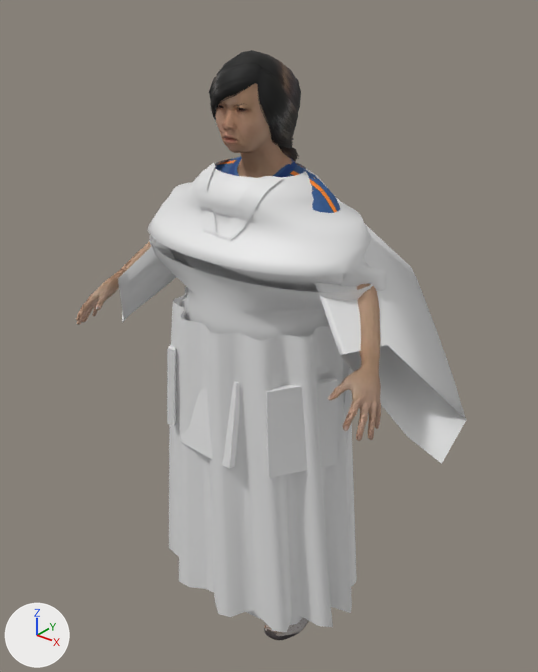
One commit to the glTF model HistoryShift/assets/characters/mh/f05.gltf: the scene before it, then after it.
Both versions are drawn from a camera (50 mm lens) standing at (1.047, -1.308, 1.579) and looking at (-0.003, 0.004, 0.765). The lights are fixed; the arrows at lower left show +X, +Y and +Z. The older version comes first. Vertices at exactly the same position are counted once.

Objects in the first picture: 'f05.body', 'f05.braid01', 'f05.female_casualsuit01', 'f05_bodyw', 'f05_garment_armor', 'f05_garment_eri', 'f05_garment_hakama', 'f05_garment_kosode', 'f05_garment_robe' and 2 more.
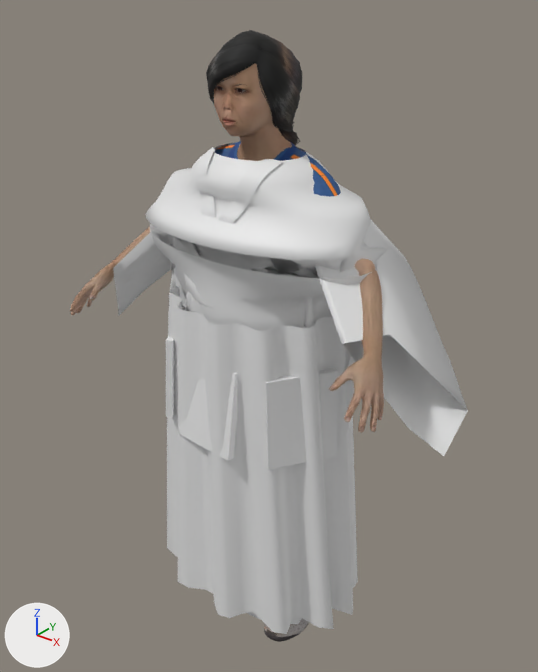
What differs and where, as boxes (x1, y1, x2, y2) in the pictures (538 x 672 px; the box of a moved part takes in the faces that stretch with it):
'f05_garment_hakama', reshaped
    before: (169, 287, 357, 632)
    after: (167, 286, 358, 634)
'f05_garment_kosode', reshaped
    before: (118, 158, 466, 464)
    after: (113, 143, 468, 456)
'f05_garment_armor', reshaped
    before: (149, 235, 373, 478)
    after: (150, 224, 378, 470)
'f05.body', reshaped
    before: (76, 83, 381, 628)
    after: (70, 63, 384, 629)
'f05.braid01', reshaped
    before: (209, 50, 301, 161)
    after: (206, 30, 302, 146)
'f05_garment_eri', reshaped
    before: (195, 163, 283, 270)
    after: (194, 147, 283, 224)
'f05.female_casualsuit01', reshaped
    before: (215, 156, 340, 213)
    after: (214, 141, 341, 197)
'f05_bodyw', reshaped (not visible afterwards)
    before: (216, 97, 251, 172)
part 2 of me_braid01, moved or reshaped (mostly hidden)
    before: (278, 144, 299, 161)
    after: (278, 127, 300, 146)
part 3 of me_braid01, moved or reshaped
    before: (209, 50, 301, 148)
    after: (206, 30, 302, 132)
part 9 of me_do, moved or reshaped
    before: (344, 368, 353, 447)
    after: (346, 356, 355, 433)
part 10 of me_do, moved or reshaped
    before: (167, 345, 176, 425)
    after: (166, 336, 174, 417)
part 11 of me_do, moved or reshaped
    before: (181, 382, 239, 469)
    after: (179, 373, 238, 461)
part 12 of me_do, moved or reshaped
    before: (266, 377, 338, 478)
    after: (265, 368, 338, 470)
part 13 of me_do, moved or reshaped
    before: (149, 235, 373, 375)
    after: (150, 224, 378, 365)

The change, as a list of edits to the scene's bpy script:
```text
Change me_base:
    remove me_base.from_pydata(...)  # 13380 vertices, 26756 faces; spans x -0.44..0.44, y -0.275..0.082, z 0.0..1.428
    add me_base.from_pydata(...)  # 13380 vertices, 26756 faces; spans x -0.449..0.449, y -0.283..0.082, z 0.0..1.465
    me_base part 1: 13380 of 13380 vertices moved; they spanned x -0.44..0.44, y -0.275..0.082, z 0.0..1.428 and now span x -0.449..0.449, y -0.283..0.082, z 0.0..1.465; mean shift (0.0, -0.003, 0.026)
Change me_braid01:
    remove me_braid01.from_pydata(...)  # 4384 vertices, 5518 faces; spans x -0.088..0.086, y -0.145..0.09, z 0.88..1.439
    add me_braid01.from_pydata(...)  # 4384 vertices, 5518 faces; spans x -0.094..0.092, y -0.148..0.09, z 0.911..1.477
    me_braid01 part 2: the loose piece of 454 vertices spanning x -0.037..0.047, y 0.003..0.085, z 0.983..1.266 is scaled about its middle by 1.01, then moved by (0.0, 0.0, 0.034)
    me_braid01 part 3: 771 of 4384 vertices moved; they spanned x -0.088..0.086, y -0.145..0.057, z 1.228..1.439 and now span x -0.094..0.092, y -0.148..0.058, z 1.264..1.477; mean shift (0.0, -0.001, 0.037); largest move (0.001, -0.057, 1.439) -> (0.001, -0.059, 1.477)
    other edits to the shape of me_braid01 do not show in these pictures
Change me_female_casualsuit01:
    remove me_female_casualsuit01.from_pydata(...)  # 2197 vertices, 4236 faces; spans x -0.243..0.24, y -0.146..0.084, z 0.075..1.215
    add me_female_casualsuit01.from_pydata(...)  # 2197 vertices, 4236 faces; spans x -0.246..0.243, y -0.146..0.083, z 0.076..1.25
    me_female_casualsuit01 part 4: 2197 of 2197 vertices moved; they spanned x -0.243..0.24, y -0.146..0.084, z 0.075..1.215 and now span x -0.246..0.243, y -0.146..0.083, z 0.076..1.25; mean shift (0.0, 0.0, 0.025)
Change me_base_001:
    remove me_base_001.from_pydata(...)  # 10596 vertices, 20972 faces; spans x -0.44..0.44, y -0.275..0.041, z 0.0..1.428
    add me_base_001.from_pydata(...)  # 10574 vertices, 20936 faces; spans x -0.449..0.449, y -0.283..0.041, z 0.0..1.465
    me_base_001 part 5: 3 vertices moved within x -0.029..0.029, y -0.132..-0.129, z 1.35..1.363; 4616 vertices removed from x -0.107..0.107, y -0.145..0.041, z 1.046..1.428; 4618 vertices added at x -0.108..0.108, y -0.139..0.04, z 1.081..1.465
    other edits to the shape of me_base_001 do not show in these pictures
Change me_kosode_body:
    remove me_kosode_body.from_pydata(...)  # 1128 vertices, 2112 faces; spans x -0.565..0.525, y -0.232..0.148, z 0.618..1.195
    add me_kosode_body.from_pydata(...)  # 1128 vertices, 2112 faces; spans x -0.565..0.527, y -0.238..0.146, z 0.645..1.23
    me_kosode_body part 6: 1128 of 1128 vertices moved; they spanned x -0.565..0.525, y -0.232..0.148, z 0.618..1.195 and now span x -0.565..0.527, y -0.238..0.146, z 0.645..1.23; mean shift (-0.001, -0.006, 0.046)
Change me_hakama:
    remove me_hakama.from_pydata(...)  # 1088 vertices, 2048 faces; spans x -0.302..0.301, y -0.255..0.175, z 0.052..0.87
    add me_hakama.from_pydata(...)  # 1088 vertices, 2048 faces; spans x -0.308..0.308, y -0.258..0.172, z 0.053..0.895
    me_hakama part 7: 1088 of 1088 vertices moved; they spanned x -0.302..0.301, y -0.255..0.175, z 0.052..0.87 and now span x -0.308..0.308, y -0.258..0.172, z 0.053..0.895; mean shift (0.0, -0.003, 0.013)
Change me_eri:
    remove me_eri.from_pydata(...)  # 56 vertices, 52 faces; spans x -0.102..0.102, y -0.181..-0.072, z 1.0..1.199
    add me_eri.from_pydata(...)  # 56 vertices, 52 faces; spans x -0.102..0.102, y -0.179..-0.073, z 1.049..1.234
    me_eri part 8: 56 of 56 vertices moved; they spanned x -0.102..0.102, y -0.181..-0.072, z 1.0..1.199 and now span x -0.102..0.102, y -0.179..-0.073, z 1.049..1.234; mean shift (0.0, 0.001, 0.034)
Change me_do:
    remove me_do.from_pydata(...)  # 272 vertices, 456 faces; spans x -0.31..0.31, y -0.238..0.191, z 0.529..0.998
    add me_do.from_pydata(...)  # 272 vertices, 456 faces; spans x -0.31..0.31, y -0.242..0.19, z 0.554..1.026
    me_do part 9: the loose piece of 8 vertices spanning x 0.156..0.261, y -0.022..0.144, z 0.529..0.75 is moved by (0.001, -0.001, 0.025)
    me_do part 10: the loose piece of 8 vertices spanning x -0.261..-0.156, y -0.191..-0.025, z 0.529..0.75 is moved by (-0.001, -0.003, 0.025)
    me_do part 11: the loose piece of 8 vertices spanning x -0.098..0.074, y -0.238..-0.181, z 0.529..0.75 is moved by (0.0, -0.004, 0.025)
    me_do part 12: the loose piece of 8 vertices spanning x 0.136..0.257, y -0.206..-0.044, z 0.529..0.75 is moved by (0.001, -0.003, 0.025)
    me_do part 13: 224 of 272 vertices moved; they spanned x -0.31..0.31, y -0.21..0.165, z 0.76..0.998 and now span x -0.31..0.31, y -0.207..0.152, z 0.785..1.026; mean shift (0.0, 0.0, 0.027); largest move (0.0, 0.165, 0.799) -> (0.0, 0.15, 0.825)
    other edits to the shape of me_do do not show in these pictures
```
